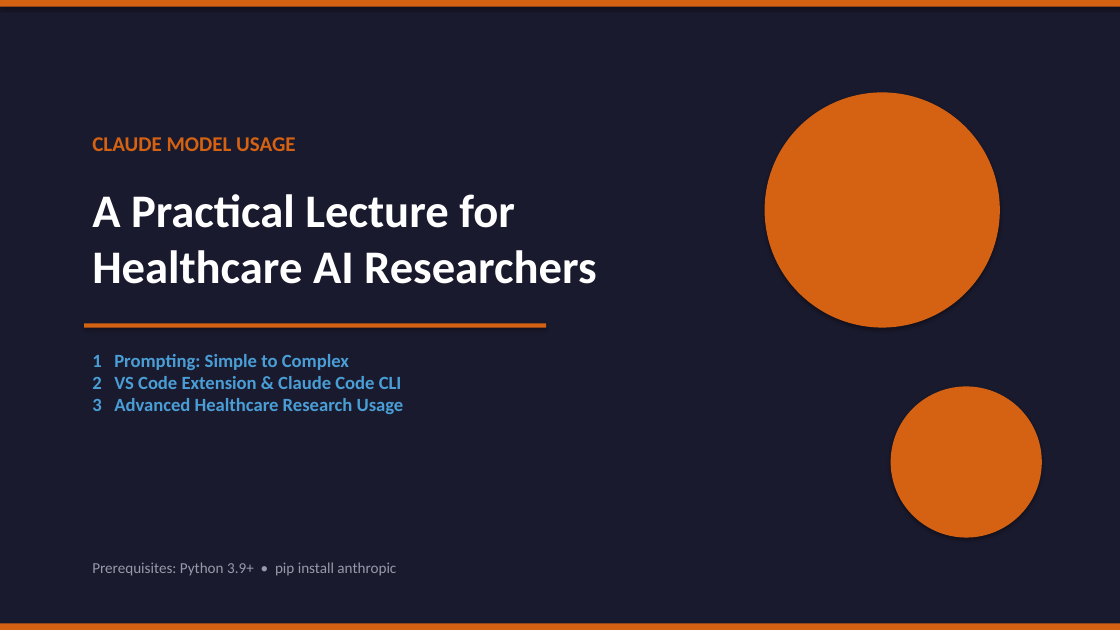
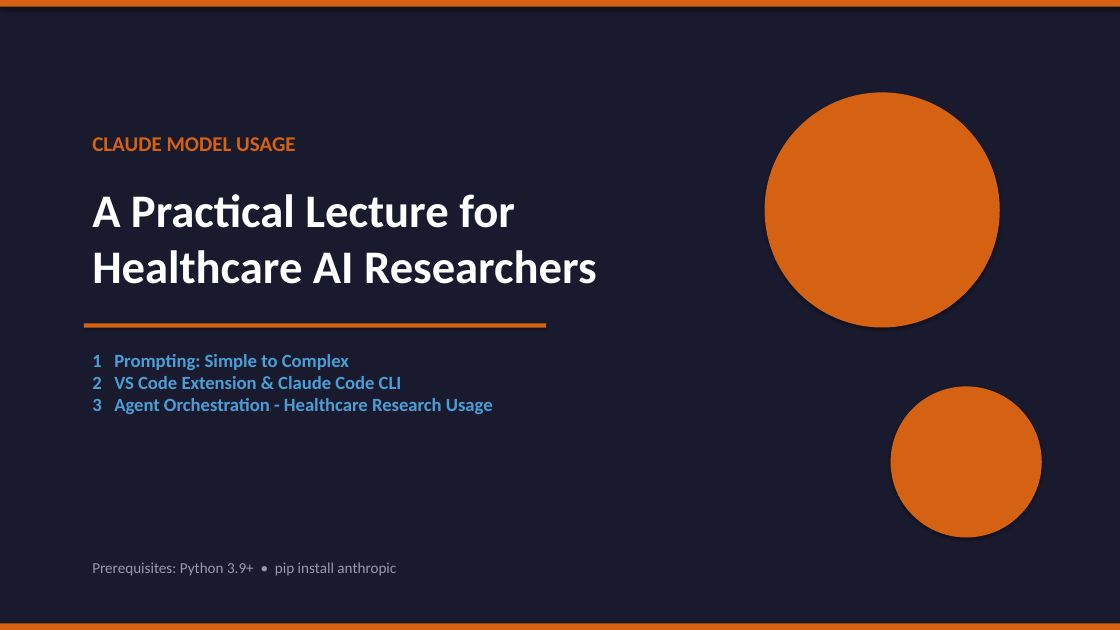
Before and after one commit to bcqguo/claude_4_public_health, a slide deck: slide 1 of Claude_Model_Usage_Lecture.pptx. Drawn at 1120x630 pixels with LibreOffice and Linux fonts; fonts in the diff are those of the drawing. Boxes give left, top, right and bottom in pixels: in the first picture for what was removed or moved away, otherwise in the second. Text is boxed around its words. In the diff, an @@ line names an element or a change of style, - is before the commit and + after.

```diff
--- a/Claude_Model_Usage_Lecture.pptx
+++ b/Claude_Model_Usage_Lecture.pptx
@@ text at <box>92,398,493,414</box>: text changed @@
-3 Advanced Healthcare Research Usage
+3 Agent Orchestration - Healthcare Research Usage
```
Also in this commit, not shown: 3 other slides changed, 1 slide added, 7 slides removed.
